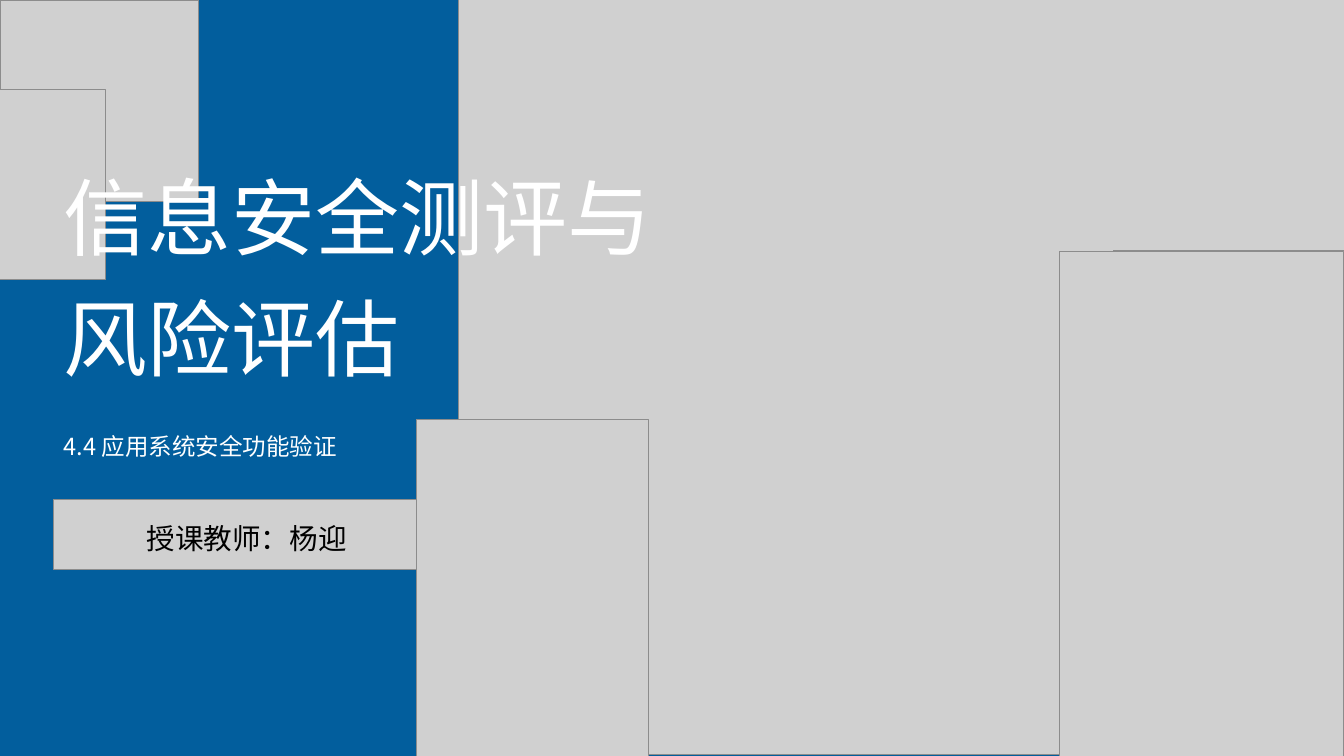
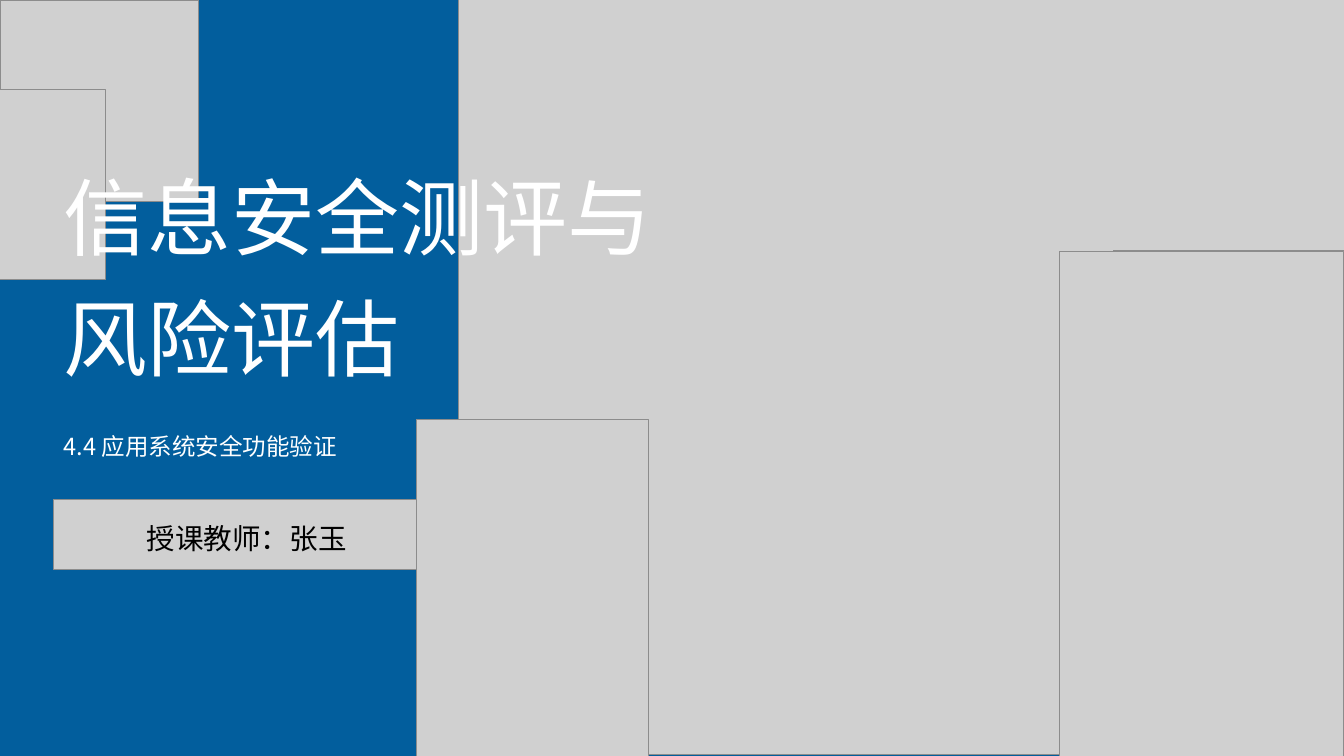
Before and after one commit to yiyimu-ruiruimu/security-assessment-platform, a slide deck: slide 1 of PPT/4.4 应用系统安全功能验证（学生版）.pptx. Drawn at 1344x756 pixels with LibreOffice and Linux fonts; fonts in the diff are those of the drawing; grey boxes stand for pictures; background and template pictures are left out. Boxes give left, top, right and bottom in pixels: in the first picture for what was removed or moved away, otherwise in the second. Text is boxed around its words. In the diff, an @@ line names an element or a change of style, - is before the commit and + after.

```diff
--- a/PPT/4.4 应用系统安全功能验证（学生版）.pptx
+++ b/PPT/4.4 应用系统安全功能验证（学生版）.pptx
@@ text at [147, 525, 347, 552]: text changed @@
-授课教师：杨迎
+授课教师：张玉
```
Also in this commit, not shown: 9 other slides changed, 5 slides removed, 17 other files.
